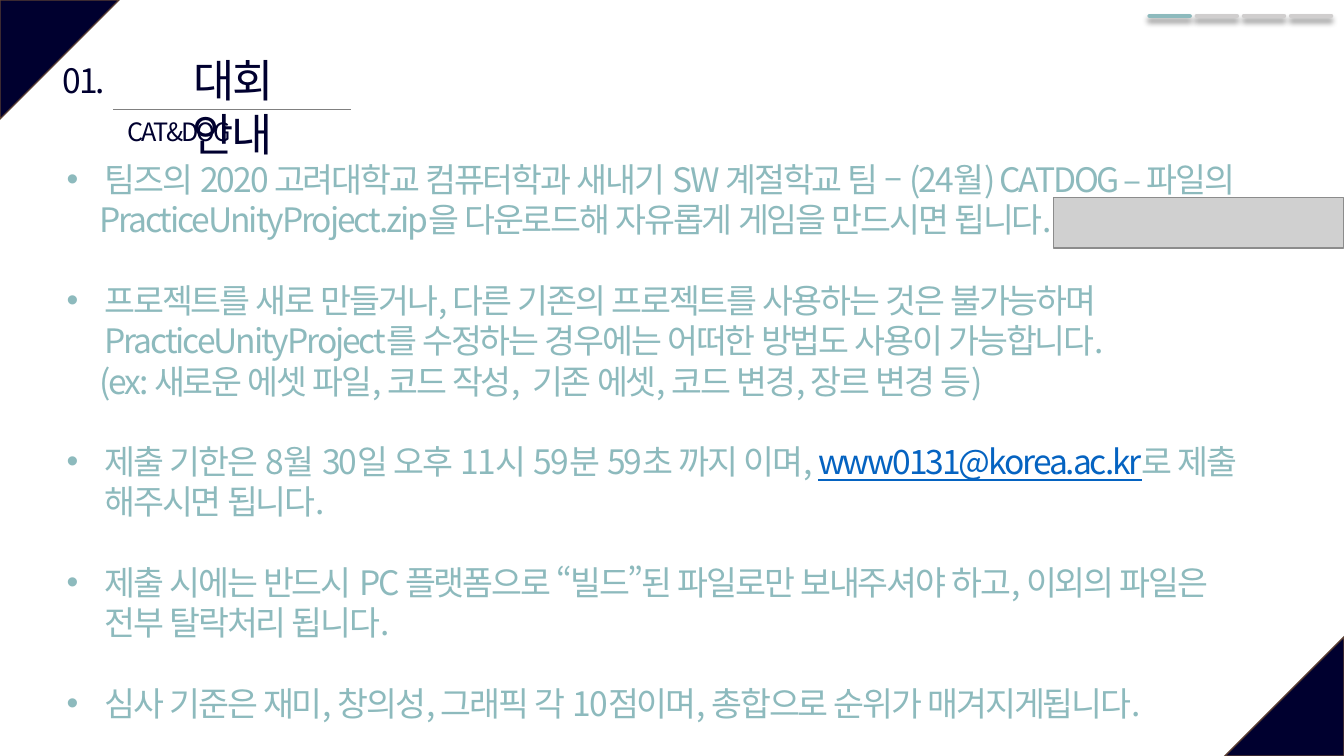
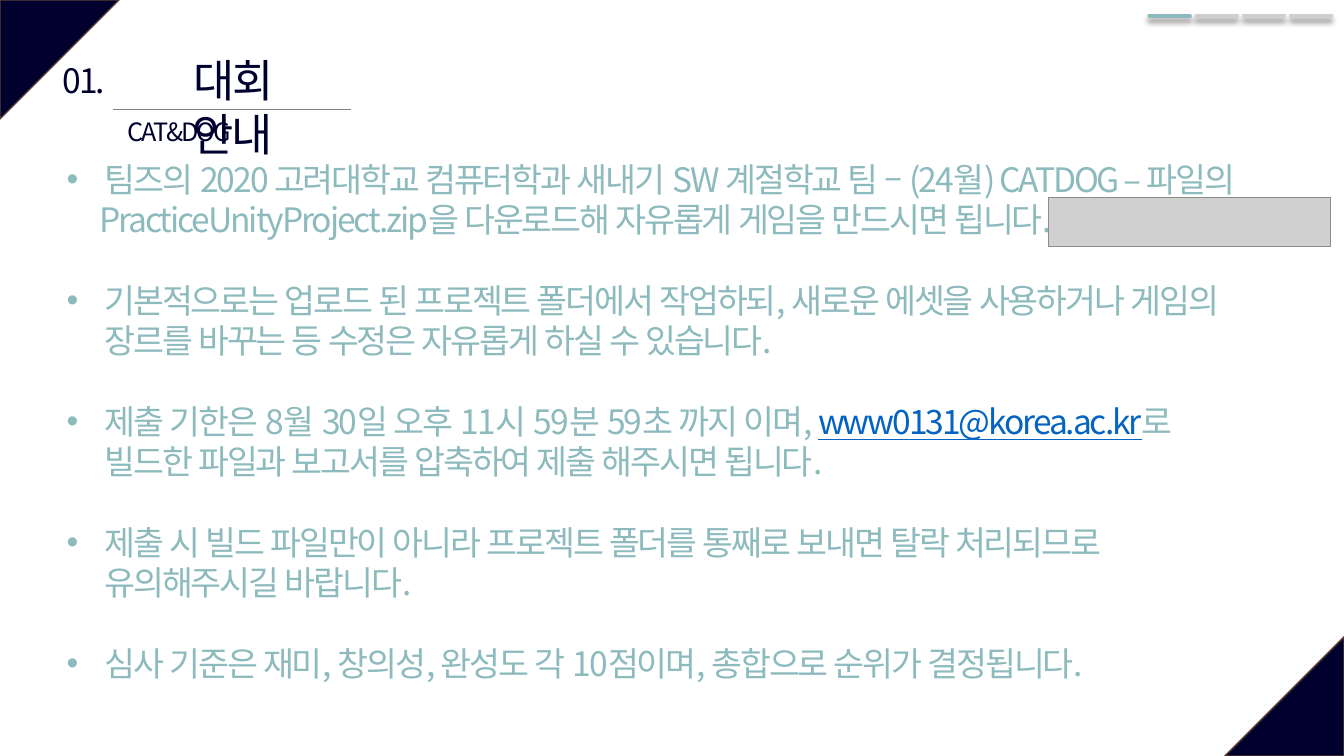
Before and after one commit to KU-CATDOG/2020SummerUnityStudy, a slide deck: slide 1 of 대회 공지.pptx. Drawn at 1344x756 pixels with LibreOffice and Linux fonts; fonts in the diff are those of the drawing; grey boxes stand for pictures. Boxes give left, top, right and bottom in pixels: in the first picture for what was removed or moved away, otherwise in the second. Text is boxed around its words. In the diff, an @@ line names an element or a change of style, - is before the commit and + after.

Commit message:
대회 공지 수정

```diff
--- a/대회 공지.pptx
+++ b/대회 공지.pptx
@@ picture: place and size @@
-picture at [1054, 198, 1344, 248]
+picture at [1049, 197, 1332, 246]
@@ text at [105, 285, 1219, 682]: text changed @@
-• 프로젝트를 새로 만들거나, 다른 기존의 프로젝트를 사용하는 것은 불가능하며 PracticeUnityProject를 수정하는 경우에는 어떠한 방법도 사용이 가능합니다.
-(ex: 새로운 에셋 파일, 코드 작성, 기존 에셋, 코드 변경, 장르 변경 등)
-• 제출 기한은 8월 30일 오후 11시 59분 59초 까지 이며, www0131@korea.ac.kr로 제출 해주시면 됩니다.
-• 제출 시에는 반드시 PC 플랫폼으로 “빌드”된 파일로만 보내주셔야 하고, 이외의 파일은 전부 탈락처리 됩니다.
-• 심사 기준은 재미, 창의성, 그래픽 각 10점이며, 총합으로 순위가 매겨지게됩니다.
+• 기본적으로는 업로드 된 프로젝트 폴더에서 작업하되, 새로운 에셋을 사용하거나 게임의 장르를 바꾸는 등 수정은 자유롭게 하실 수 있습니다.
+• 제출 기한은 8월 30일 오후 11시 59분 59초 까지 이며, www0131@korea.ac.kr로 빌드한 파일과 보고서를 압축하여 제출 해주시면 됩니다.
+• 제출 시 빌드 파일만이 아니라 프로젝트 폴더를 통째로 보내면 탈락 처리되므로 유의해주시길 바랍니다.
+• 심사 기준은 재미, 창의성, 완성도 각 10점이며, 총합으로 순위가 결정됩니다.
```
Also in this commit, not shown: 2 slides added.
